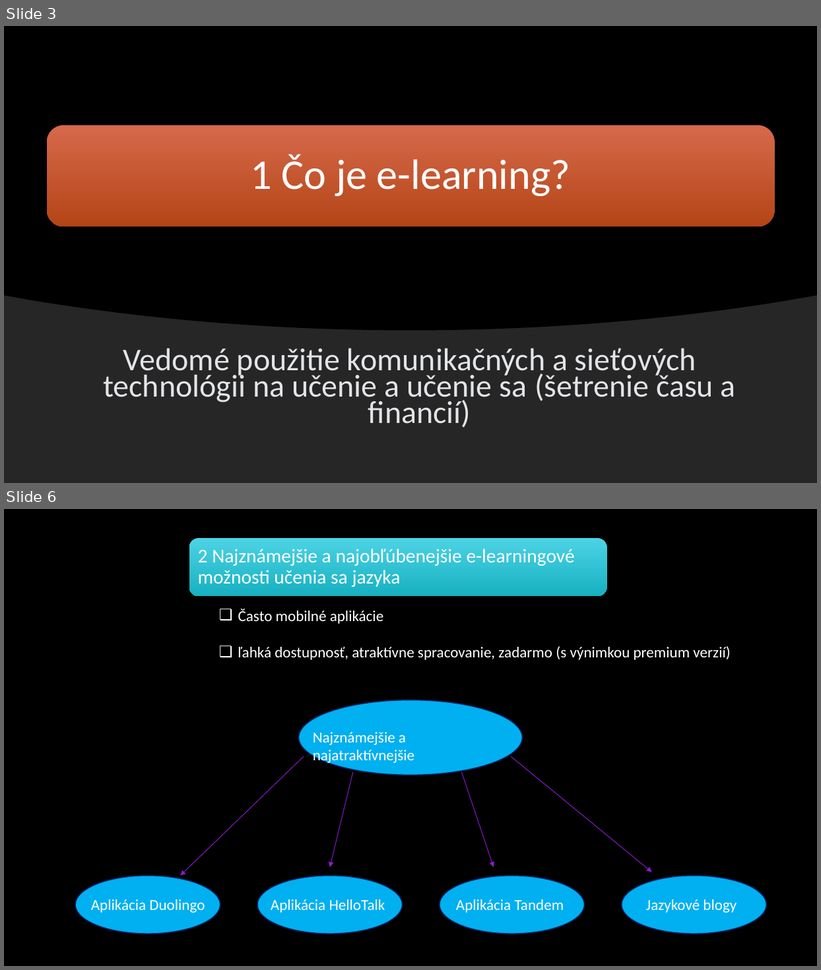
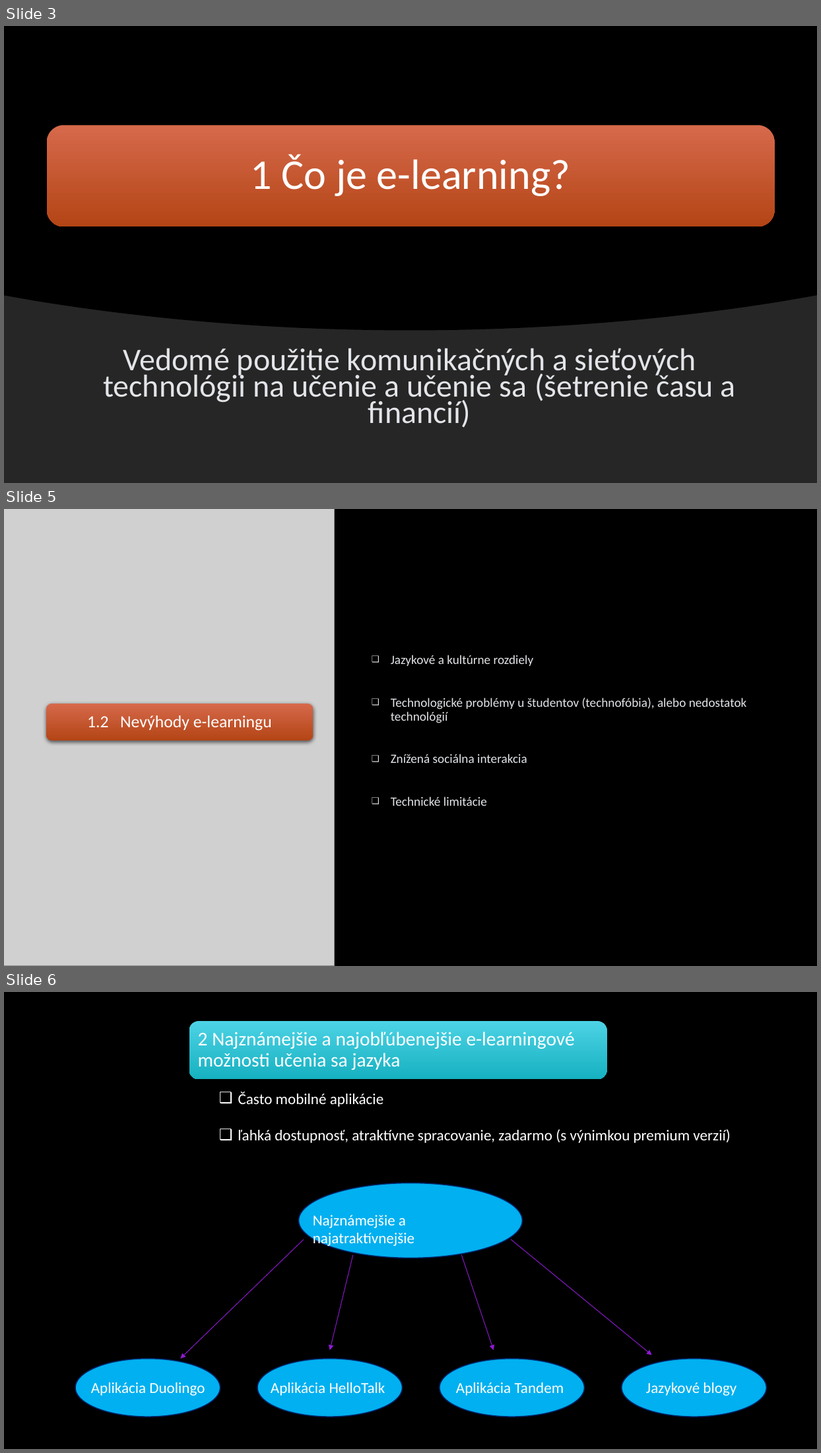
Before and after one commit to RichardSzarka/Semestralna_praca_MIP, a slide deck: Prezentacia_clanok.pptx. Shown one above the other, each under a label of ours: slides 3 and 6 before the commit, slides 3, 5 and 6 after it; the slides between them are not shown. The pictures are 821x970 and 821x1453 pixels, drawn with LibreOffice and Linux fonts; fonts in the diff are those of the drawing; grey boxes stand for pictures; background and template pictures are left out. Boxes give left, top, right and bottom in pixels: in the first picture for what was removed or moved away, otherwise in the second. Text is boxed around its words. In the diff, an @@ line names an element or a change of style, - is before the commit and + after.

```diff
--- a/Prezentacia_clanok.pptx
+++ b/Prezentacia_clanok.pptx
@@ slide 5 added at bbox=[4, 509, 817, 966], background picture (left out) @@
@@ picture added at bbox=[4, 509, 335, 966] @@
@@ text added at bbox=[391, 655, 747, 806], 15 pt, text #E2E4E8 @@
+❑ Jazykové a kultúrne rozdiely
+❑ Technologické problémy u študentov (technofóbia), alebo nedostatok technológií
+❑ Znížená sociálna interakcia
+❑ Technické limitácie
@@ rounded rectangle added at bbox=[46, 704, 314, 741], fill gradient #D6694B to #B54616 @@
@@ text added at bbox=[87, 716, 272, 731], 20 pt, text #FFFFFF @@
+1.2 Nevýhody e-learningu
```
Also in this commit, not shown: 3 slides changed, 1 slide removed, 4 other files.
